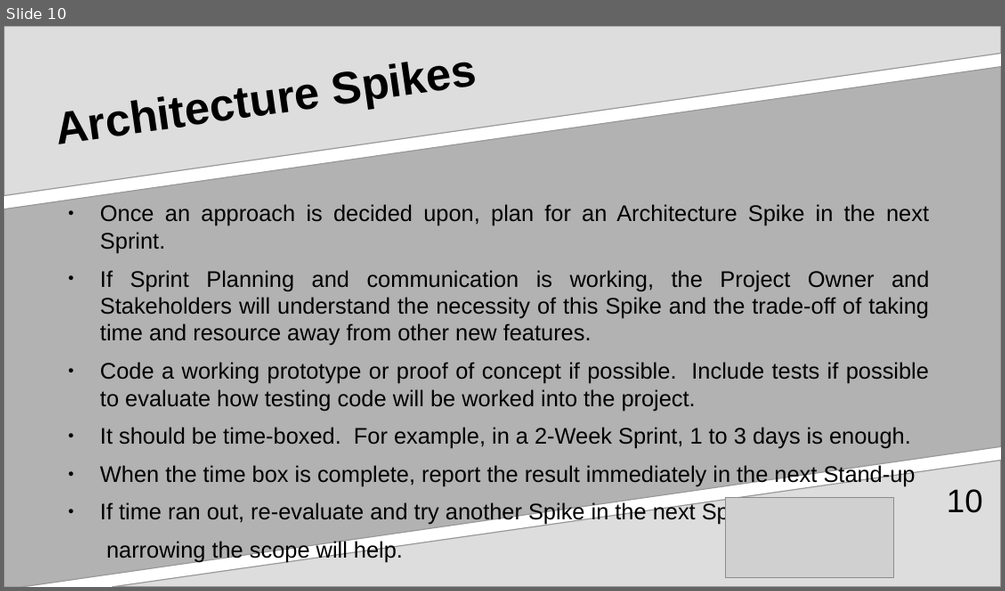
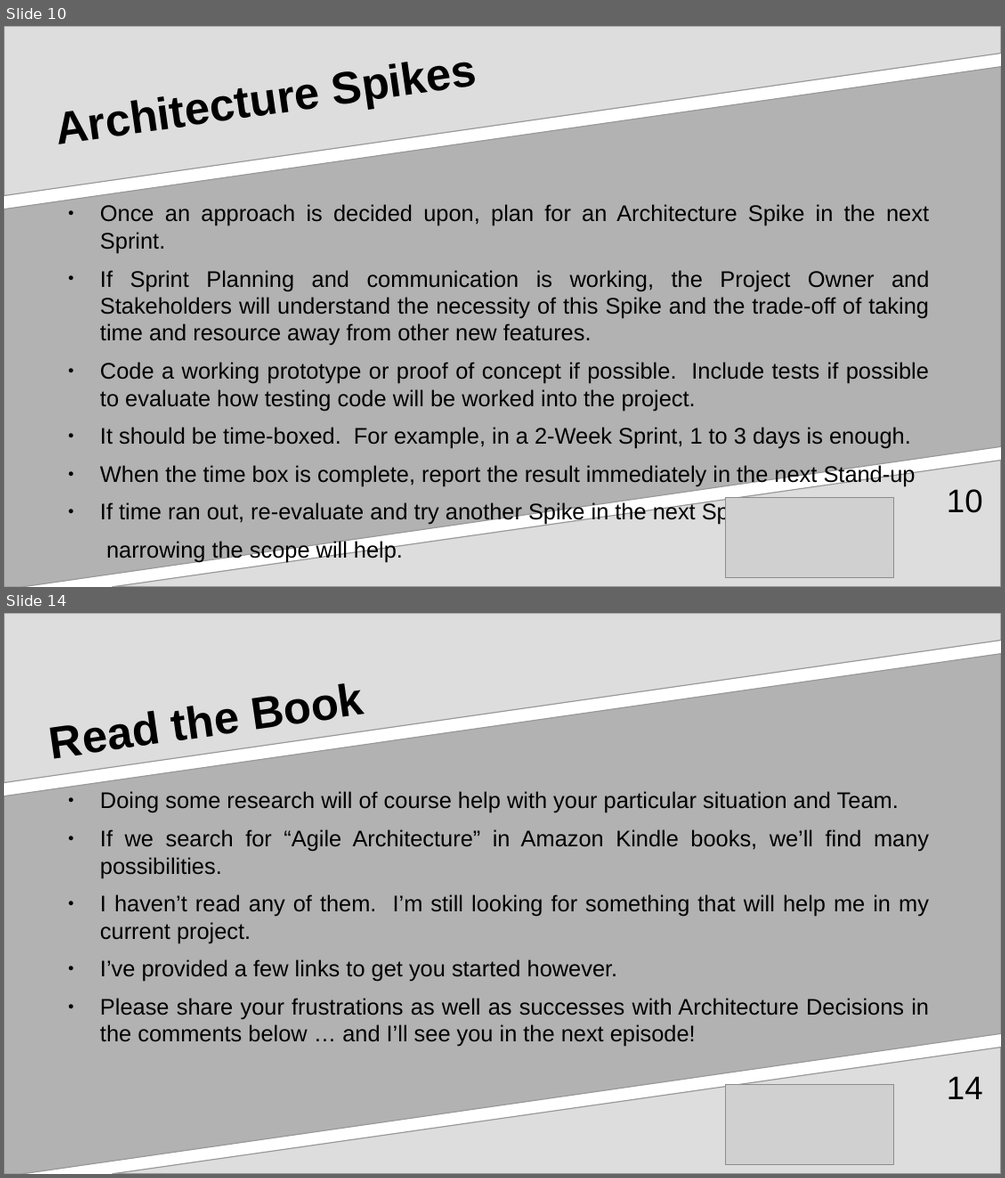
Before and after one commit to aventinesolutions/awsvsgcp-channel, a slide deck: ep001-ArchitectureDecisions/ep001-ArchitectureDecisions.odp. Shown one above the other, each under a label of ours: slide 10 before the commit, slides 10 and 14 after it; the slides between them are not shown. The pictures are 1005x591 and 1005x1178 pixels, drawn with LibreOffice and Linux fonts; fonts in the diff are those of the drawing; grey boxes stand for pictures. Boxes give left, top, right and bottom in pixels: in the first picture for what was removed or moved away, otherwise in the second. Text is boxed around its words. In the diff, an @@ line names an element or a change of style, - is before the commit and + after.

Commit message:
:bear: :construction: that's 15 slides for Episode 001

```diff
--- a/ep001-ArchitectureDecisions/ep001-ArchitectureDecisions.odp
+++ b/ep001-ArchitectureDecisions/ep001-ArchitectureDecisions.odp
@@ slide 14 added at box(4, 613, 1001, 1174), background #FFFFFF; not listed: 3 template elements that a slide beside it also shows @@
@@ title added at box(42, 613, 938, 791), 36 pt, text #000000, bold @@
+Read the Book
@@ text added at box(100, 791, 929, 1046), 18 pt, text #000000 @@
+● Doing some research will of course help with your particular situation and Team.
+● If we search for “Agile Architecture” in Amazon Kindle books, we’ll find many possibilities.
+● I haven’t read any of them. I’m still looking for something that will help me in my current project.
+● I’ve provided a few links to get you started however.
+● Please share your frustrations as well as successes with Architecture Decisions in the comments below … and I’ll see you in the next episode!
@@ picture added at box(725, 1085, 893, 1165) @@
@@ page number added at box(947, 1076, 983, 1099), 26 pt, text #000000 @@
+14
```
Also in this commit, not shown: 7 slides changed, 2 other slides added, 1 slide removed, 1 other file.
